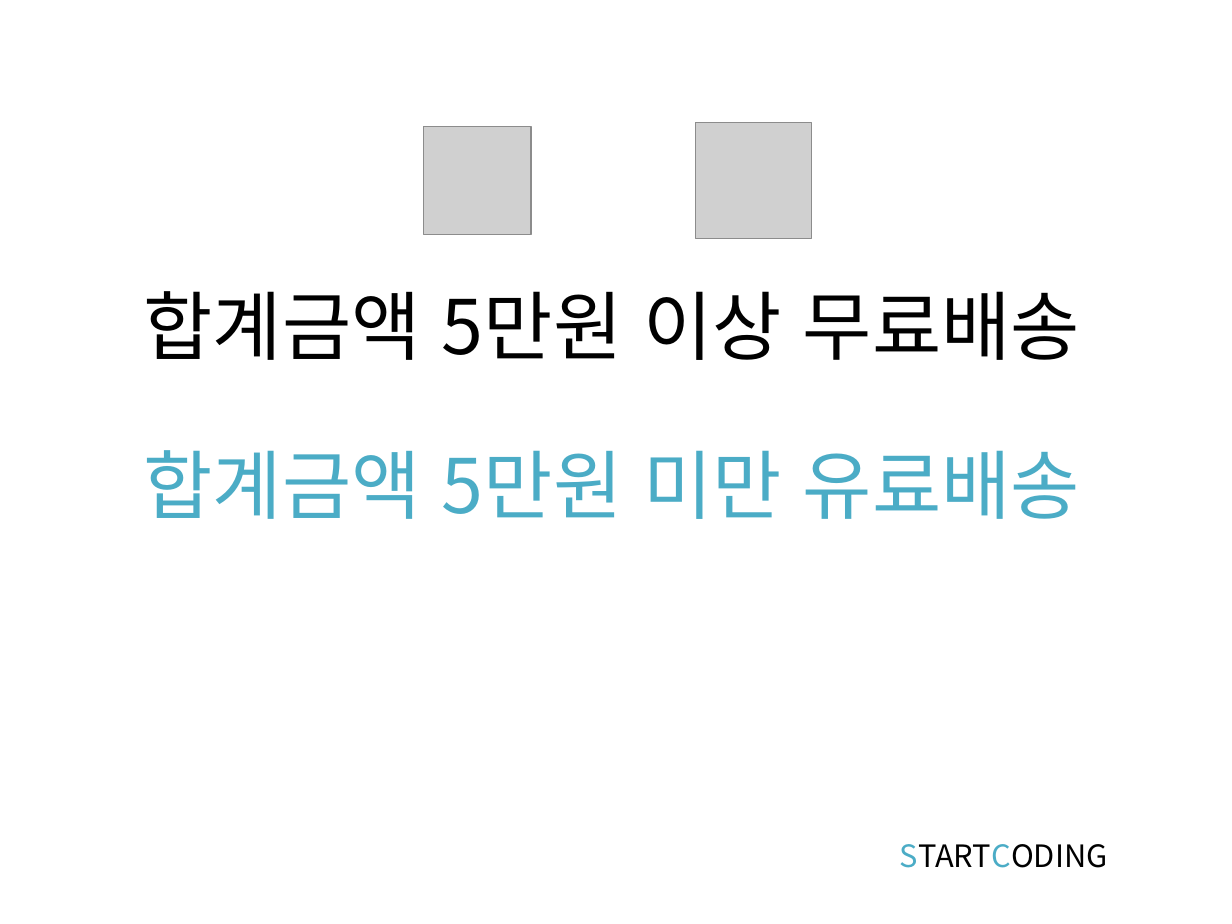
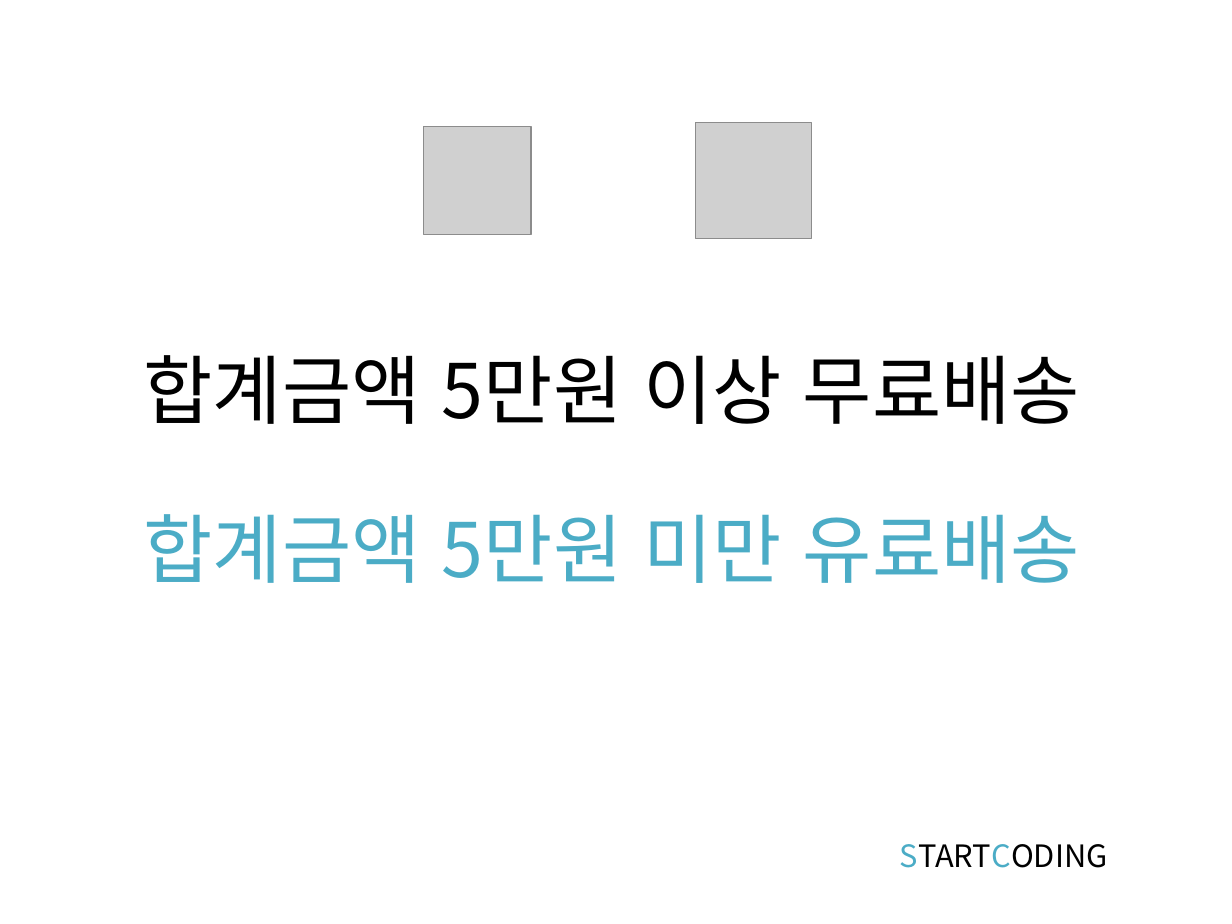
Before and after one commit to kwonkijun/web, a slide deck: slide 3 of 프론트엔드기초(PPT)/JAVASCRIPT 5강_조건문.pptx. Drawn at 1232x924 pixels with LibreOffice and Linux fonts; fonts in the diff are those of the drawing; grey boxes stand for pictures. Boxes give left, top, right and bottom in pixels: in the first picture for what was removed or moved away, otherwise in the second. Text is boxed around its words. In the diff, an @@ line names an element or a change of style, - is before the commit and + after.

```diff
--- a/프론트엔드기초(PPT)/JAVASCRIPT 5강_조건문.pptx
+++ b/프론트엔드기초(PPT)/JAVASCRIPT 5강_조건문.pptx
@@ title "합계금액 5만원 이상 무료배송": place and size @@
-title "합계금액 5만원 이상 무료배송" at [144, 291, 1080, 360]
+title "합계금액 5만원 이상 무료배송" at [144, 355, 1080, 424]
@@ text "합계금액 5만원 미만 유료배송": place and size @@
-text "합계금액 5만원 미만 유료배송" at [144, 450, 1080, 519]
+text "합계금액 5만원 미만 유료배송" at [144, 514, 1080, 583]
```
Also in this commit, not shown: 3 slides added, 29 other files.
